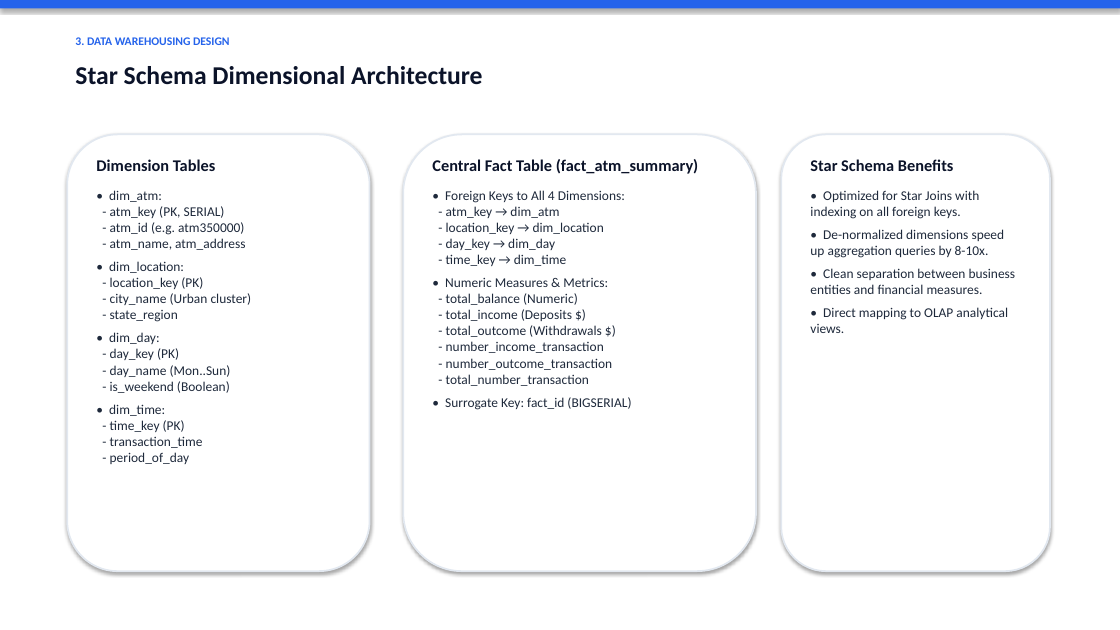
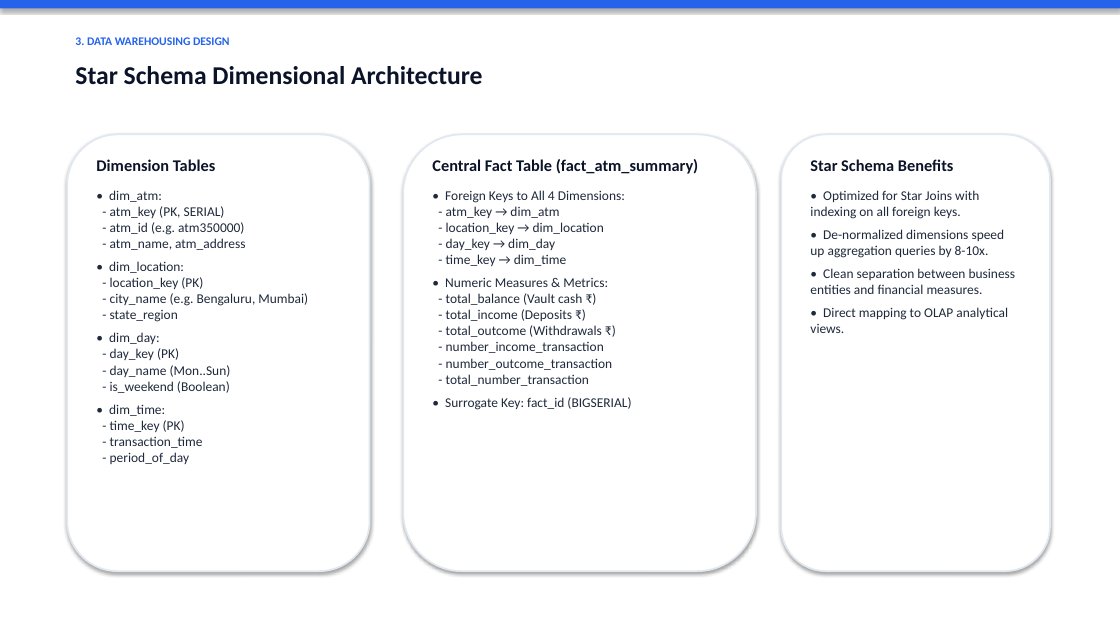
Before and after one commit to Pallavi-L-M/atm-transaction-analytics-datamart, a slide deck: slide 4 of ATM_Transaction_Analytics_DataMart.pptx. Drawn at 1120x630 pixels with LibreOffice and Linux fonts; fonts in the diff are those of the drawing. Boxes give left, top, right and bottom in pixels: in the first picture for what was removed or moved away, otherwise in the second. Text is boxed around its words. In the diff, an @@ line names an element or a change of style, - is before the commit and + after.

```diff
--- a/ATM_Transaction_Analytics_DataMart.pptx
+++ b/ATM_Transaction_Analytics_DataMart.pptx
@@ text at bbox=[109, 261, 308, 322]: text changed @@
-• dim_location:
-- location_key (PK)
-- city_name (Urban cluster)
-- state_region
+• dim_location:
+- location_key (PK)
+- city_name (e.g. Bengaluru, Mumbai)
+- state_region
@@ text at bbox=[445, 278, 613, 386]: text changed @@
-• Numeric Measures & Metrics:
-- total_balance (Numeric)
-- total_income (Deposits $)
-- total_outcome (Withdrawals $)
-- number_income_transaction
-- number_outcome_transaction
-- total_number_transaction
+• Numeric Measures & Metrics:
+- total_balance (Vault cash ₹)
+- total_income (Deposits ₹)
+- total_outcome (Withdrawals ₹)
+- number_income_transaction
+- number_outcome_transaction
+- total_number_transaction
```
Also in this commit, not shown: 2 other slides changed, 13 other files.
